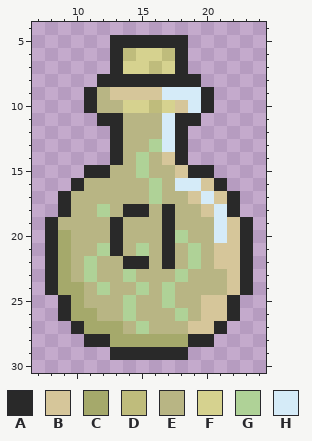
File history of a pixel-art sprite, src/recursos/Elementos/Cl.png. The picture above was drawn from the file before the commit.
The file is 32x32 pixels. Colours within 5 levels of each other are drawn and written as one. Shown: x 7..24, y 4..30.
Palette (. is transparent): A #292929  B #d6c69a  C #a5a96b  D #bfbc7c  E #b8b584  F #d6d28f  G #afd297  H #d5ebf8
Pixels before, first column x 8:
 5 .....AAAAAA.....
 6 .....ADFFDA.....
 7 .....AFFDFA.....
 8 ....AAAAAAAA....
 9 ...AEBBBBHHHA...
10 ...AEEFFDFBHA...
11 ....AAEEEHAA....
12 .....AEEEHA.....
13 .....AEEGHA.....
14 .....AEGEBA.....
15 ...AAEEGEEBAA...
16 ..AEEEEEGEHHBA..
17 .AEEEEEEGEEBHBA.
18 .AEEGEAAEAEEBHA.
19 AEEEEAEEEAEEEHBA
20 ACEEEAEEEAGEEHBA
21 ACEEGAEGEAEGEBBA
22 ACEGEEAAEAEGEBBA
23 ACEGEEGEEEGEEEBA
24 ACCEGEEGEGEEEEBA
25 .ACEEEGEEGEEBBA.
26 .ACCEEGEEEGEBBA.
27 ..ACCCEGEEEBBA..
28 ...AACCCCCCAA...
29 .....AAAAAA.....
After:
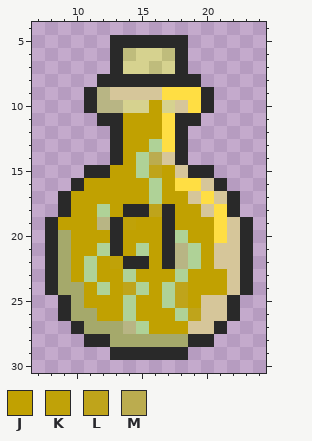
Colours new in this view: J #c1a101  K #c0a208  L #bfa41b  M #bbac4f
Changes in this commit:
Colour H changes from #d5ebf8 to #ffde43.
Colour D becomes colour J in row 10 at x 16.
Colour E becomes colour J in rows 11 to 12 at x 14 to 16; in row 13 at x 14 to 15; in row 14 at x 14; in row 15 at x 13 to 14 and 17; in row 16 at x 11 to 15 and 17; in row 17 at x 10 to 15 and 17 to 18.
Colour E becomes colour J in row 18 at x 10 to 11, 13 and 18 to 19; in row 19 at x 9 to 11, 15 to 16 and 18 to 20; in row 20 at x 10 to 12, 14 to 16 and 19 to 20; in row 21 at x 10 to 11, 14, 16 and 20; in row 22 at x 10, 12, 16 and 20; in row 23 at x 10, 12 to 13, 15 to 17 and 19 to 21.
Colour E becomes colour J in row 24 at x 11, 13, 16 and 19 to 21; in row 25 at x 11 to 13, 15 to 16 and 19; in row 26 at x 12 to 13 and 15 to 17; in row 27 at x 16 to 18.
Colour E becomes colour K in row 19 at x 14; in row 22 at x 13.
Colour E becomes colour L in row 15 at x 16; in row 18 at x 16; in row 24 at x 14 and 18; in row 25 at x 18; in row 26 at x 19.
Colour E becomes colour M in row 14 at x 16.
Boxes around the changes in both pictures, in picture pixels (x1, y1, x2, y2):
changed: (58, 87, 227, 334)
